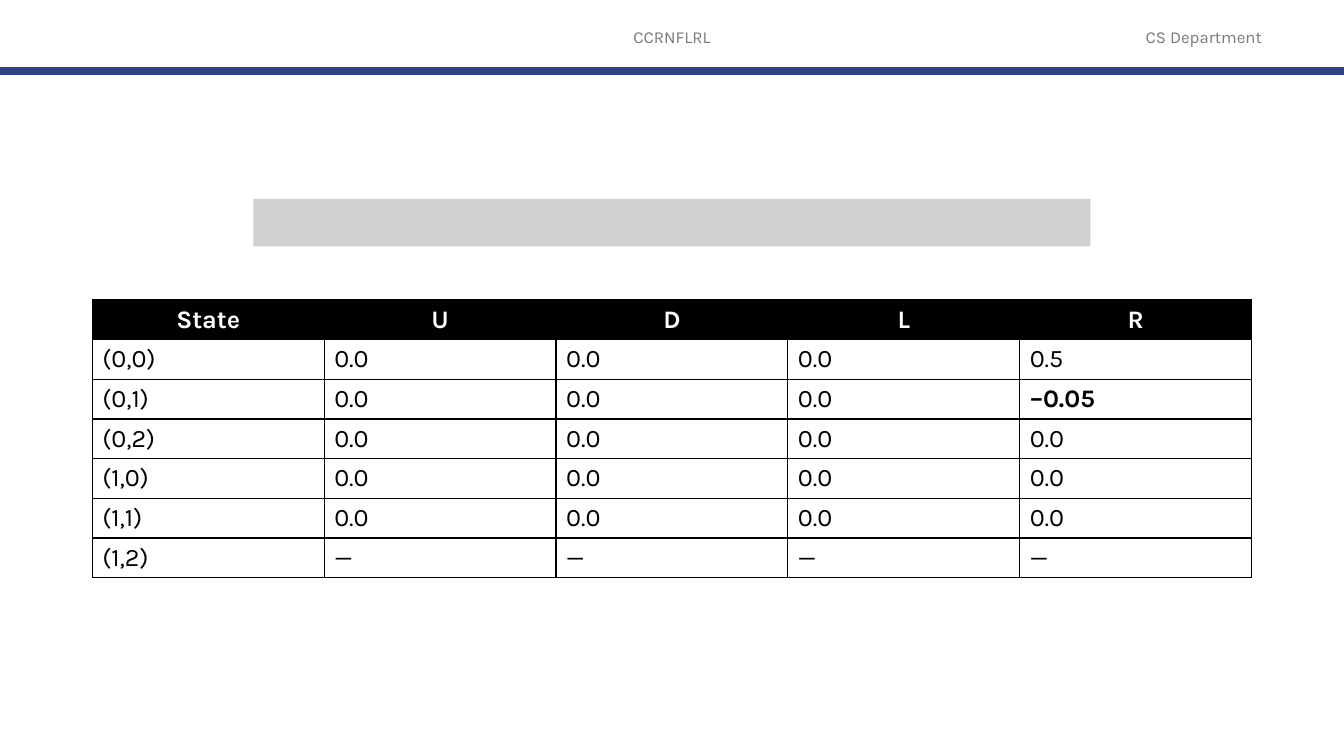
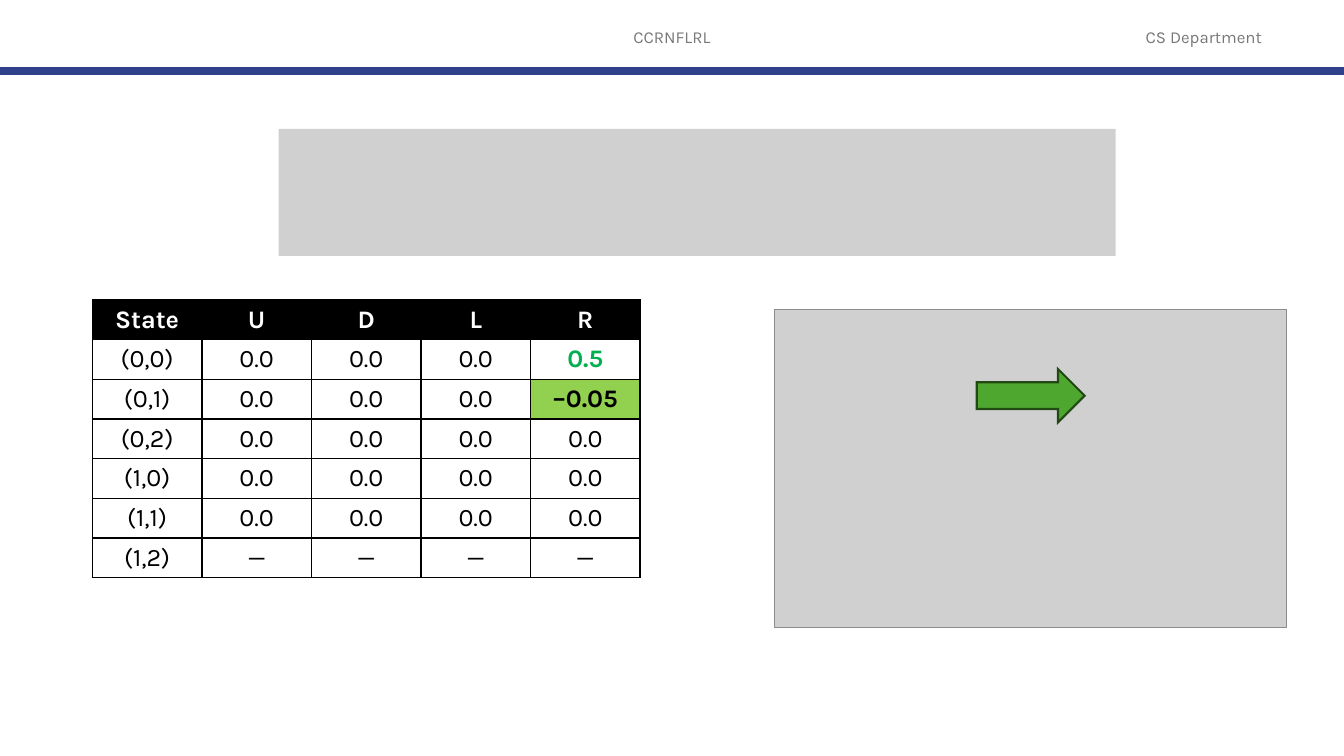
Before and after one commit to robitussin/CCRNFLRL, a slide deck: slide 89 of 5 - Model Free Control/Model Free Control.pptx (slide 81 before the commit). Drawn at 1344x756 pixels with LibreOffice and Linux fonts; fonts in the diff are those of the drawing; grey boxes stand for pictures; background and template pictures are left out. Boxes give left, top, right and bottom in pixels: in the first picture for what was removed or moved away, otherwise in the second. Text is boxed around its words. In the diff, an @@ line names an element or a change of style, - is before the commit and + after.

```diff
--- a/5 - Model Free Control/Model Free Control.pptx
+++ b/5 - Model Free Control/Model Free Control.pptx
@@ picture: place and size @@
-picture at [253,199,1090,246]
+picture at [278,129,1115,256]
@@ table at [93,300,642,583] @@
@@ fill none to #92D050 in row 3, column 5 @@
@@ text colour #000000 to #00B050, bold on in "0.5" @@
@@ alignment left to centre @@
@@ table: place and size @@
-table at [93,300,1252,583]
+table at [93,300,642,583]
@@ picture added at [775,310,1288,627] @@
@@ right arrow added at [977,369,1085,422], fill #4EA72E, outline #224914 1.5 pt @@
```
Also in this commit, not shown: 5 other slides changed, 8 slides added.
